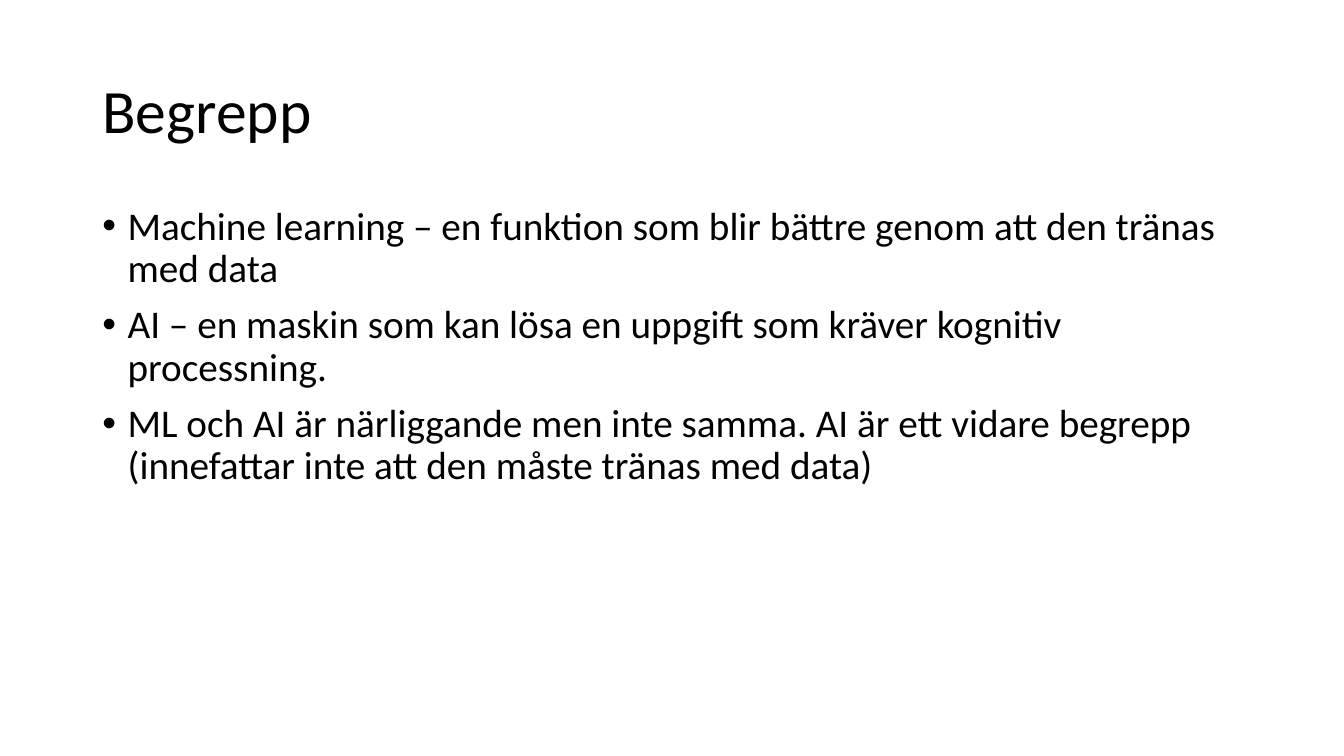
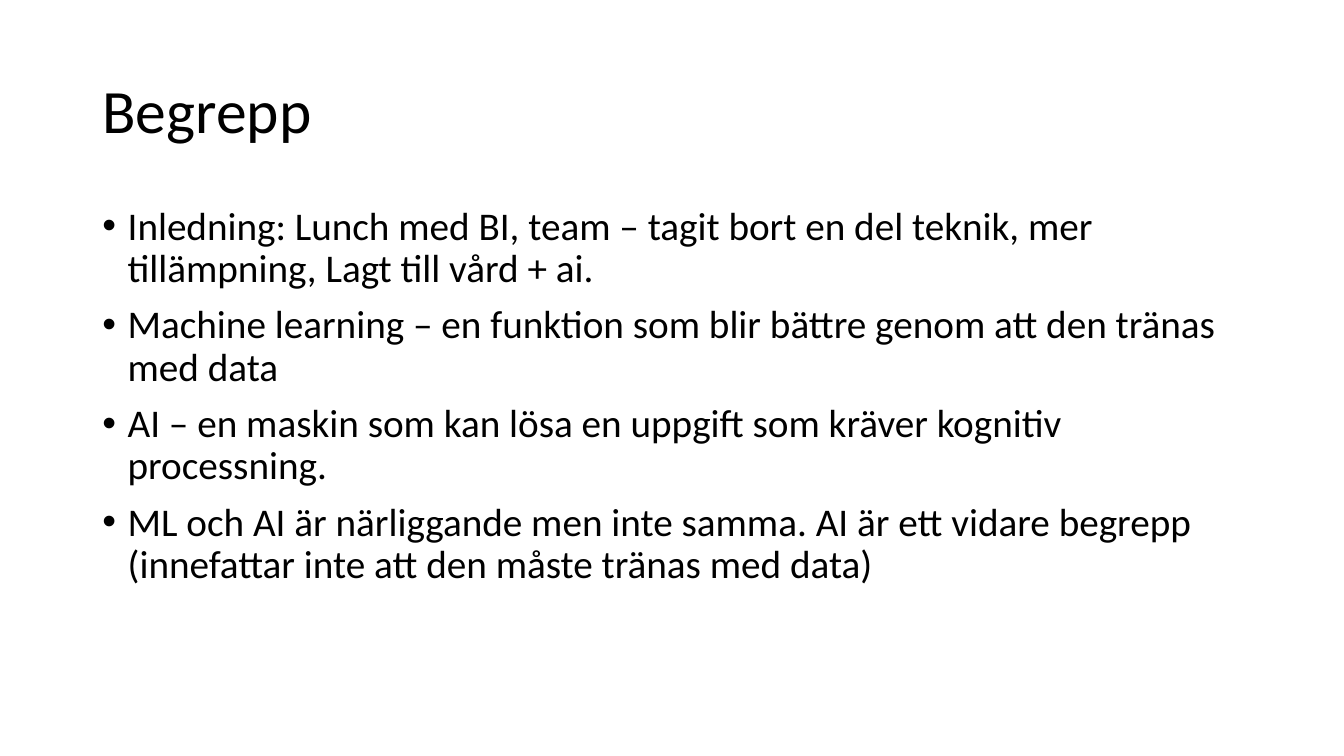
Before and after one commit to niklas3000/DataScience, a slide deck: slide 1 of Machine learning for dummies/Presentation/Machine learning AI och Data Science.pptx. Drawn at 1344x756 pixels with LibreOffice and Linux fonts; fonts in the diff are those of the drawing. Boxes give left, top, right and bottom in pixels: in the first picture for what was removed or moved away, otherwise in the second. Text is boxed around its words. In the diff, an @@ line names an element or a change of style, - is before the commit and + after.

```diff
--- a/Machine learning for dummies/Presentation/Machine learning AI och Data Science.pptx
+++ b/Machine learning for dummies/Presentation/Machine learning AI och Data Science.pptx
@@ text at [128,212,1092,289]: paragraph added @@
+• Inledning: Lunch med BI, team – tagit bort en del teknik, mer tillämpning, Lagt till vård + ai.
```
Also in this commit, not shown: 1 other slide changed, 1 slide added, 1 other file.
